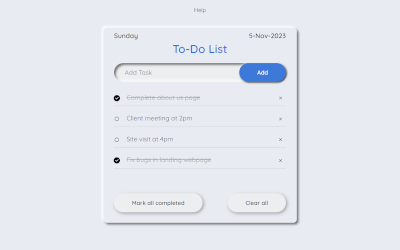
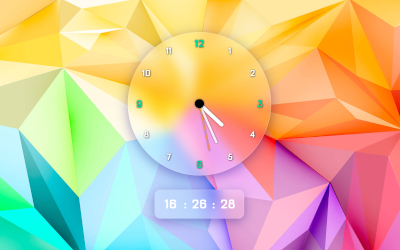
Comparing the layer stacks of the two (400, 250) images. Changes:
added layer "clock.png" above "todo_app.png #1" over 0, 0, 400, 250
hid "todo_app.png #1" over 0, 0, 400, 250
